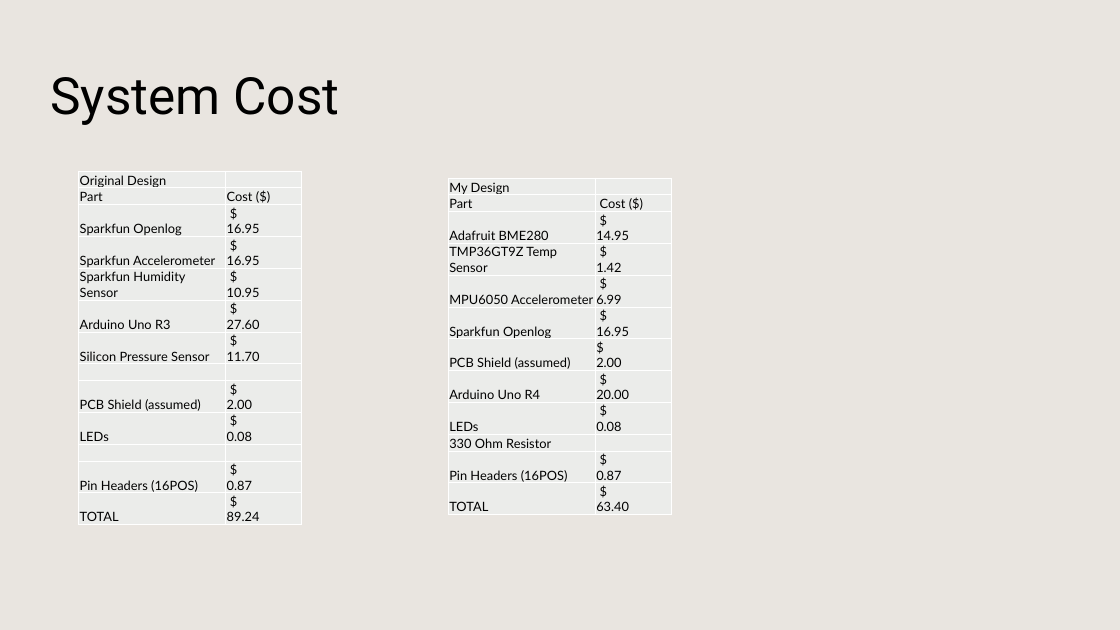
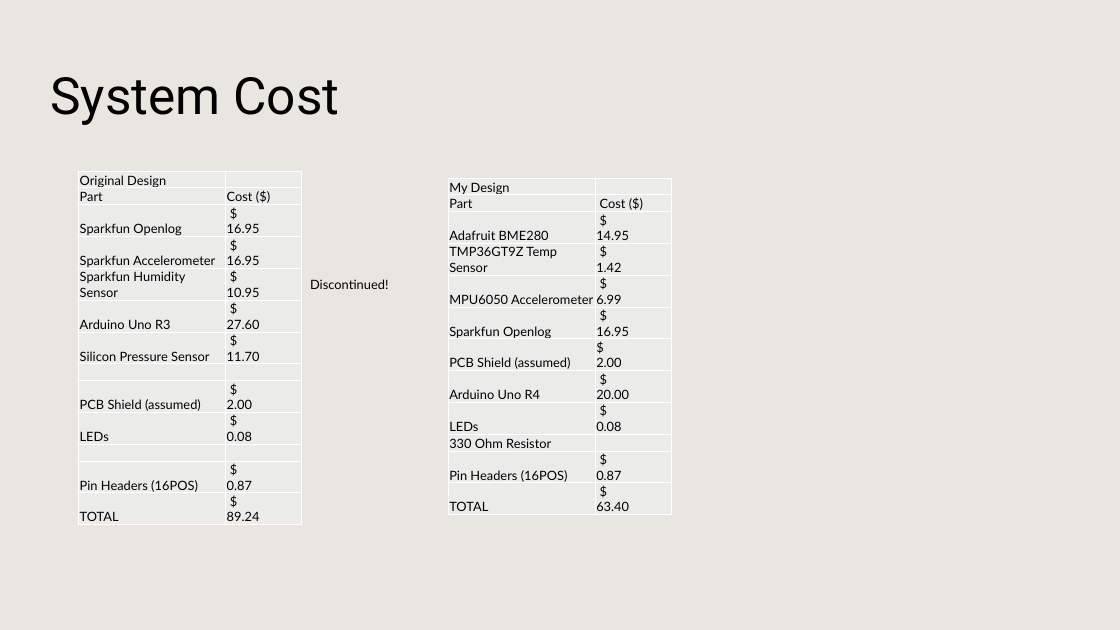
Before and after one commit to jhall8686/ENCE_3210_Jackson_Hall, a slide deck: slide 3 of FinalProjectPresentation.pptx. Drawn at 1120x630 pixels with LibreOffice and Linux fonts; fonts in the diff are those of the drawing; background and template pictures are left out. Boxes give left, top, right and bottom in pixels: in the first picture for what was removed or moved away, otherwise in the second. Text is boxed around its words. In the diff, an @@ line names an element or a change of style, - is before the commit and + after.

```diff
--- a/FinalProjectPresentation.pptx
+++ b/FinalProjectPresentation.pptx
@@ text added at <box>310,279,388,289</box>, 11 pt, text #000000 @@
+Discontinued!
```
Also in this commit, not shown: 2 other slides changed, 2 slides added.
